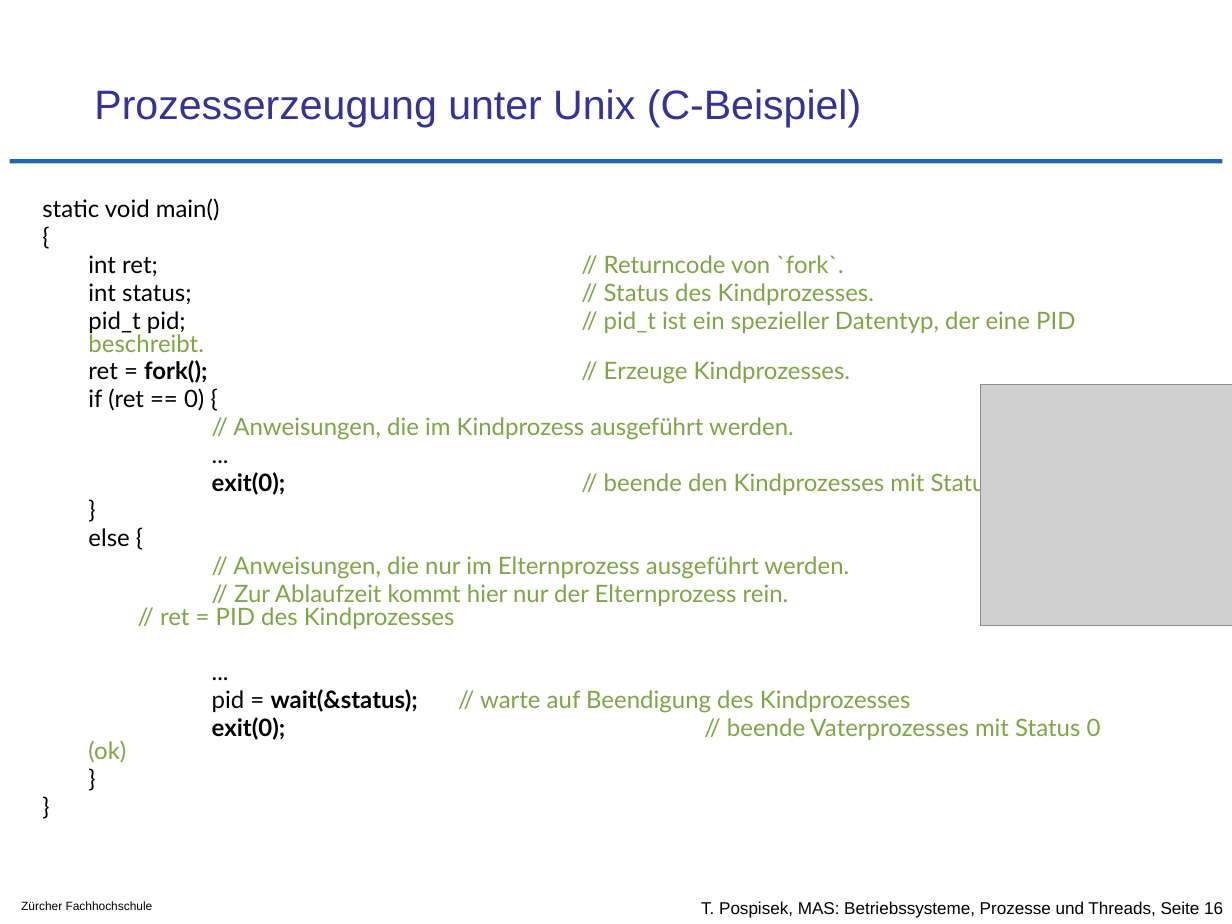
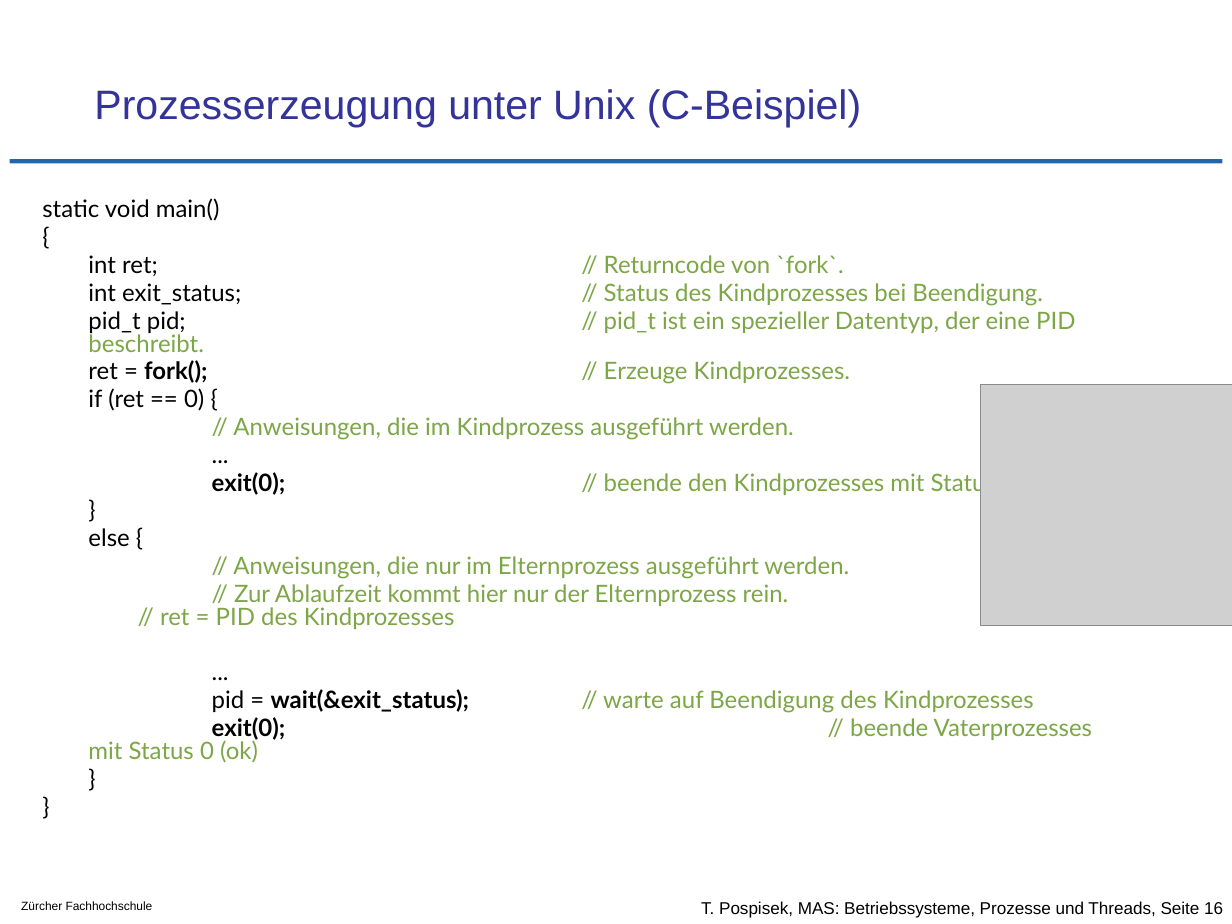
Before and after one commit to tpo/betriebssysteme, a slide deck: slide 16 of 05-2_Prozesse_und_Threads.odp. Drawn at 1232x924 pixels with LibreOffice and Linux fonts; fonts in the diff are those of the drawing; grey boxes stand for pictures; background and template pictures are left out. Boxes give left, top, right and bottom in pixels: in the first picture for what was removed or moved away, otherwise in the second. Text is boxed around its words. In the diff, an @@ line names an element or a change of style, - is before the commit and + after.

Commit message:
kleine Verbesserungen
- S. 9 - Pfeile genauer ausgerichtet
- S.16 - Variable `status` zu `exit_status` umbenannt
- S.31 - Variable `r` zu `req` `a` zu `repl` und
         Funktion `reply_request` zu `reply_to_request` umbenannt

```diff
--- a/05-2_Prozesse_und_Threads.odp
+++ b/05-2_Prozesse_und_Threads.odp
@@ text at bbox=[88, 283, 1043, 306]: text changed @@
-int status; // Status des Kindprozesses.
+int exit_status; // Status des Kindprozesses bei Beendigung.
@@ text at bbox=[212, 689, 1034, 713]: text changed @@
-pid = wait(&status); // warte auf Beendigung des Kindprozesses
+pid = wait(&exit_status); // warte auf Beendigung des Kindprozesses
```
Also in this commit, not shown: 2 other slides changed.
